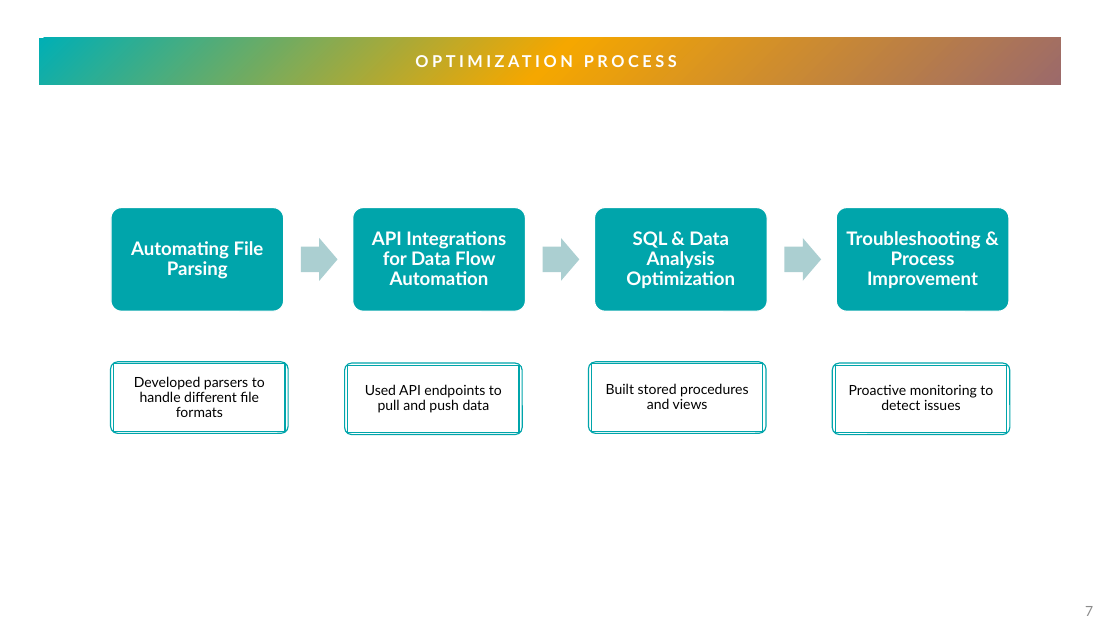
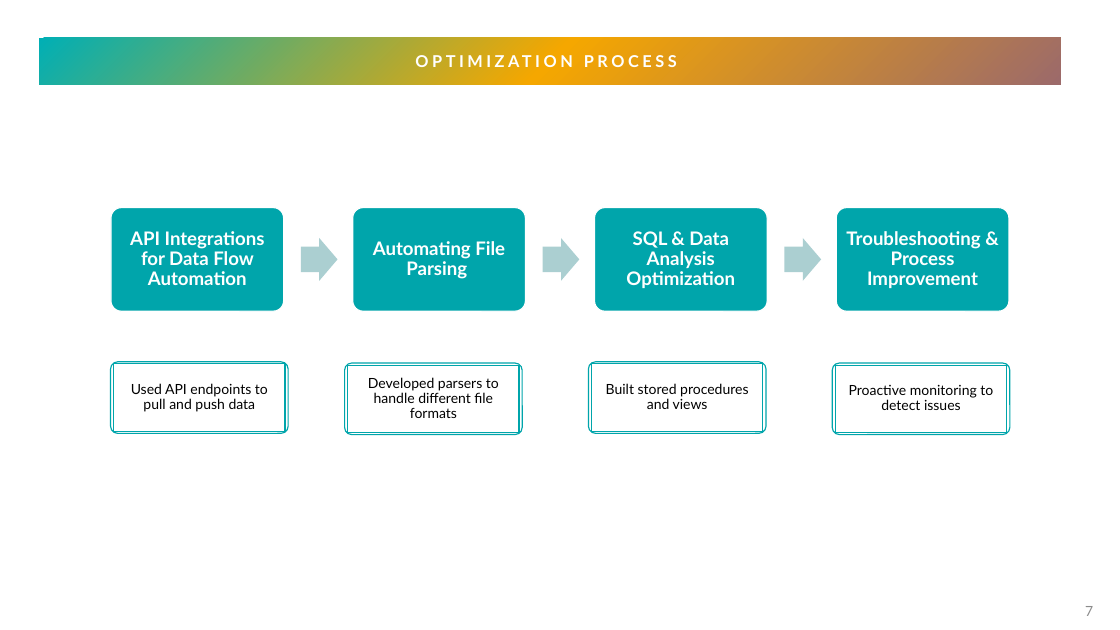
Before and after one commit to scidata-22/case-equity, a slide deck: slide 7 of myWork.pptx. Drawn at 1120x630 pixels with LibreOffice and Linux fonts; fonts in the diff are those of the drawing. Boxes give left, top, right and bottom in pixels: in the first picture for what was removed or moved away, otherwise in the second. Text is boxed around its words. In the diff, an @@ line names an element or a change of style, - is before the commit and + after.

Commit message:
Final ppt

```diff
--- a/myWork.pptx
+++ b/myWork.pptx
@@ text "API Integrations for Data Flow ..." moved from (x1=372, y1=231, x2=506, y2=285) to (x1=130, y1=231, x2=265, y2=285) @@
@@ text "Automating File Parsing" moved from (x1=131, y1=241, x2=264, y2=279) to (x1=373, y1=241, x2=505, y2=279) @@
@@ text in rectangle at (x1=131, y1=383, x2=268, y2=412): text changed @@
-Developed parsers to handle different file formats
+Used API endpoints to pull and push data
@@ text in rectangle at (x1=368, y1=377, x2=499, y2=418): text changed @@
-Used API endpoints to pull and push data
+Developed parsers to handle different file formats
```
Also in this commit, not shown: 11 other slides changed.
